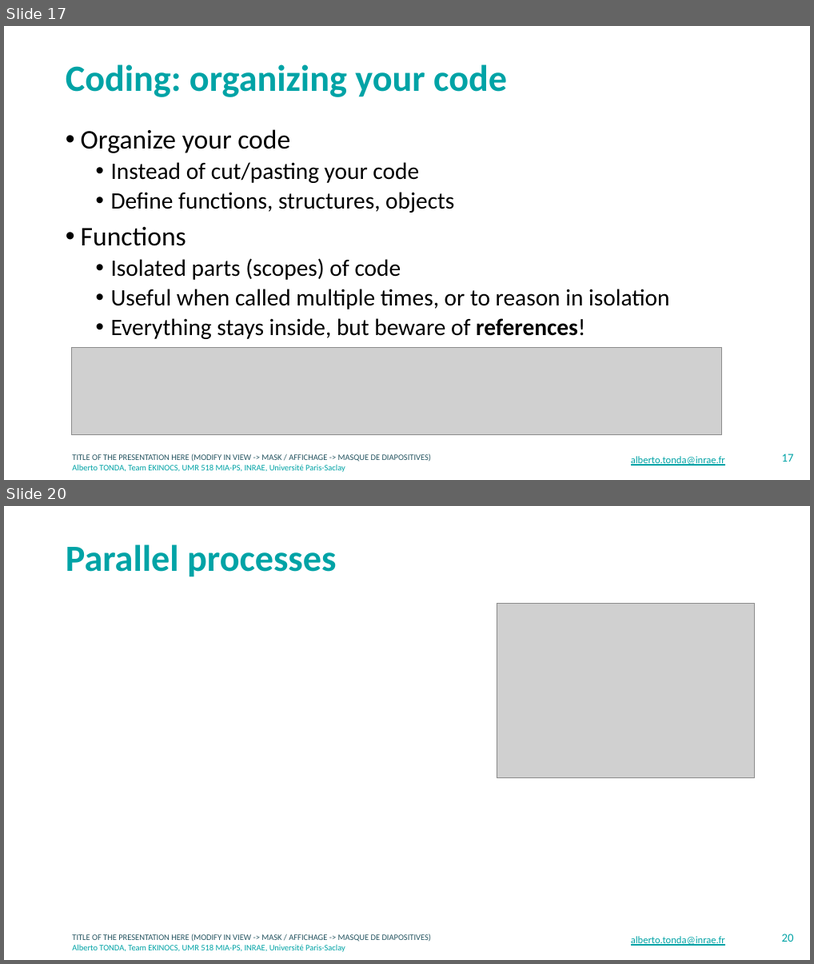
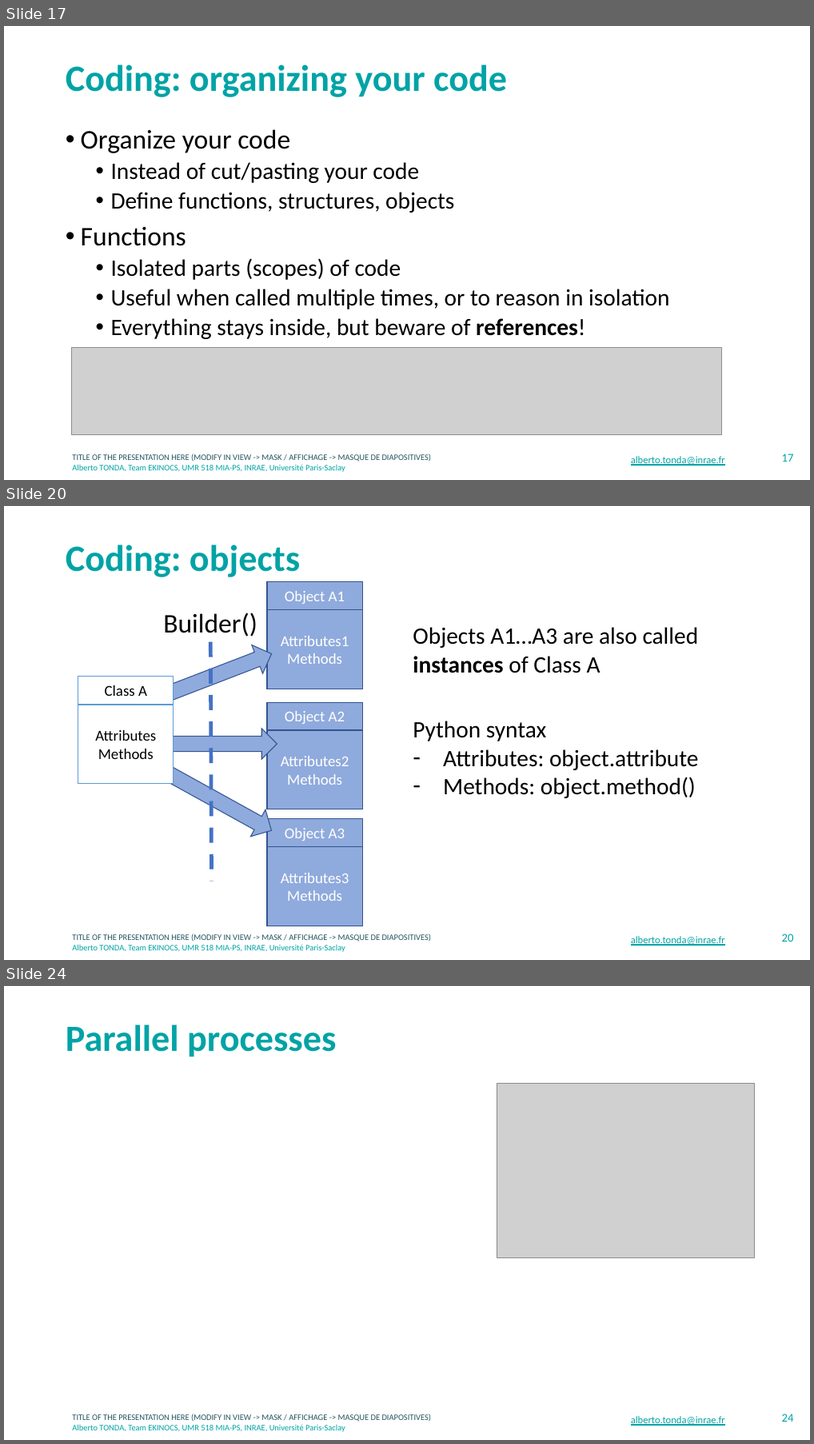
Before and after one commit to albertotonda/teaching, a slide deck: crash-course-on-data-science/coding.pptx. Shown one above the other, each under a label of ours: slides 17 and 20 before the commit, slides 17, 20 and 24 after it; the slides between them are not shown. The pictures are 814x964 and 814x1444 pixels, drawn with LibreOffice and Linux fonts; fonts in the diff are those of the drawing; grey boxes stand for pictures; background and template pictures are left out. Boxes give left, top, right and bottom in pixels: in the first picture for what was removed or moved away, otherwise in the second. Text is boxed around its words. In the diff, an @@ line names an element or a change of style, - is before the commit and + after.

```diff
--- a/crash-course-on-data-science/coding.pptx
+++ b/crash-course-on-data-science/coding.pptx
@@ slide 20 added at (4, 506, 810, 960), background #FFFFFF; not listed: 2 template elements that a slide beside it also shows @@
@@ title added at (66, 544, 300, 577), 44 pt, text #00A3A6, bold @@
+Coding: objects
@@ rectangle added at (267, 582, 362, 609), fill #8FAADC, outline #325491 1 pt, 18 pt, text #FFFFFF @@
+Object A1
@@ text added at (163, 612, 258, 636), 32 pt, text #000000 @@
+Builder()
@@ rectangle added at (267, 610, 362, 688), fill #8FAADC, outline #325491 1 pt, 18 pt, text #FFFFFF @@
+Attributes1
+Methods
@@ right arrow added at (158, 639, 278, 710), fill #8FAADC, outline #325491 1 pt @@
@@ line added from (211, 642) to (211, 881), #4472C4 4.5 pt dashed @@
@@ text added at (413, 627, 699, 673), 28 pt, text #000000 @@
+Objects A1…A3 are also called instances of Class A
@@ rectangle added at (78, 676, 174, 704), fill #FFFFFF, outline #5B9BD5 1 pt, 18 pt, text #000000 @@
+Class A
@@ rectangle added at (78, 704, 174, 783), fill #FFFFFF, outline #5B9BD5 1 pt, 18 pt, text #000000 @@
+Attributes
+Methods
@@ rectangle added at (267, 702, 362, 729), fill #8FAADC, outline #325491 1 pt, 18 pt, text #FFFFFF @@
+Object A2
@@ text added at (413, 720, 699, 798), 28 pt, text #000000 @@
+Python syntax
+– Attributes: object.attribute
+– Methods: object.method()
@@ right arrow added at (160, 728, 277, 760), fill #8FAADC, outline #325491 1 pt @@
@@ rectangle added at (267, 731, 362, 809), fill #8FAADC, outline #325491 1 pt, 18 pt, text #FFFFFF @@
+Attributes2
+Methods
@@ right arrow added at (162, 760, 279, 844), fill #8FAADC, outline #325491 1 pt @@
@@ rectangle added at (267, 819, 362, 846), fill #8FAADC, outline #325491 1 pt, 18 pt, text #FFFFFF @@
+Object A3
@@ rectangle added at (267, 847, 362, 925), fill #8FAADC, outline #325491 1 pt, 18 pt, text #FFFFFF @@
+Attributes3
+Methods
@@ text added at (631, 936, 726, 945), 12 pt, text #00A3A6, underline @@
+alberto.tonda@inrae.fr
@@ page number added at (782, 933, 794, 941), 14 pt, text #00A3A6 @@
+20
@@ what was slide 20 is now slide 24 @@
@@ page number at (782, 1413, 794, 1421): text changed @@
-20
+24
```
Also in this commit, not shown: 3 slides changed, 3 other slides added, 1 other file.
